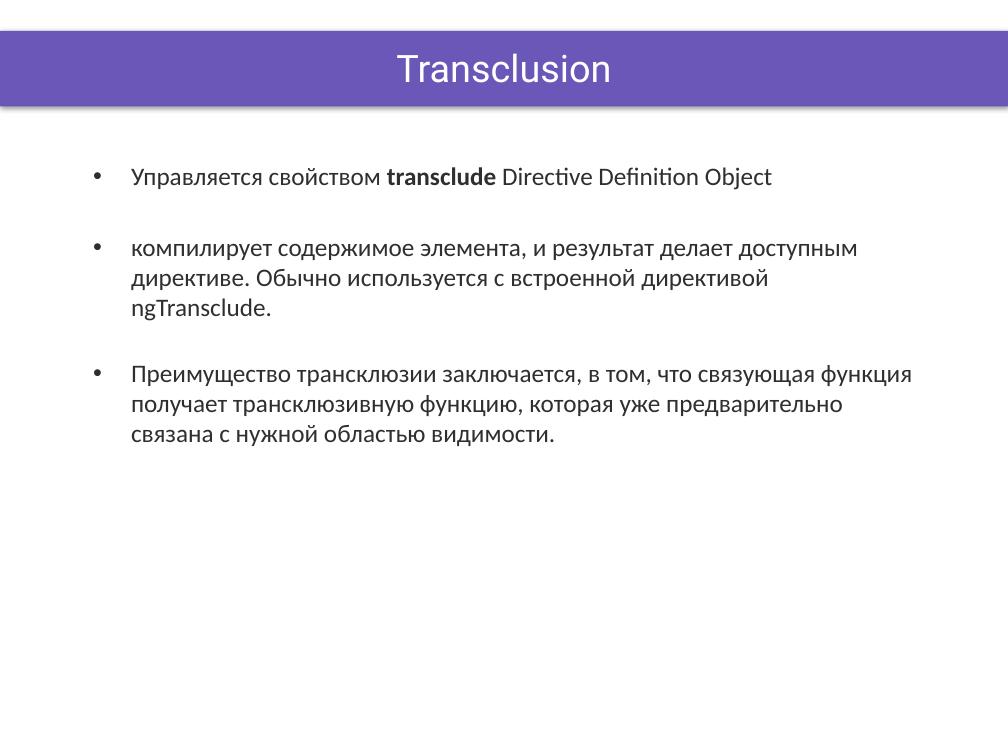
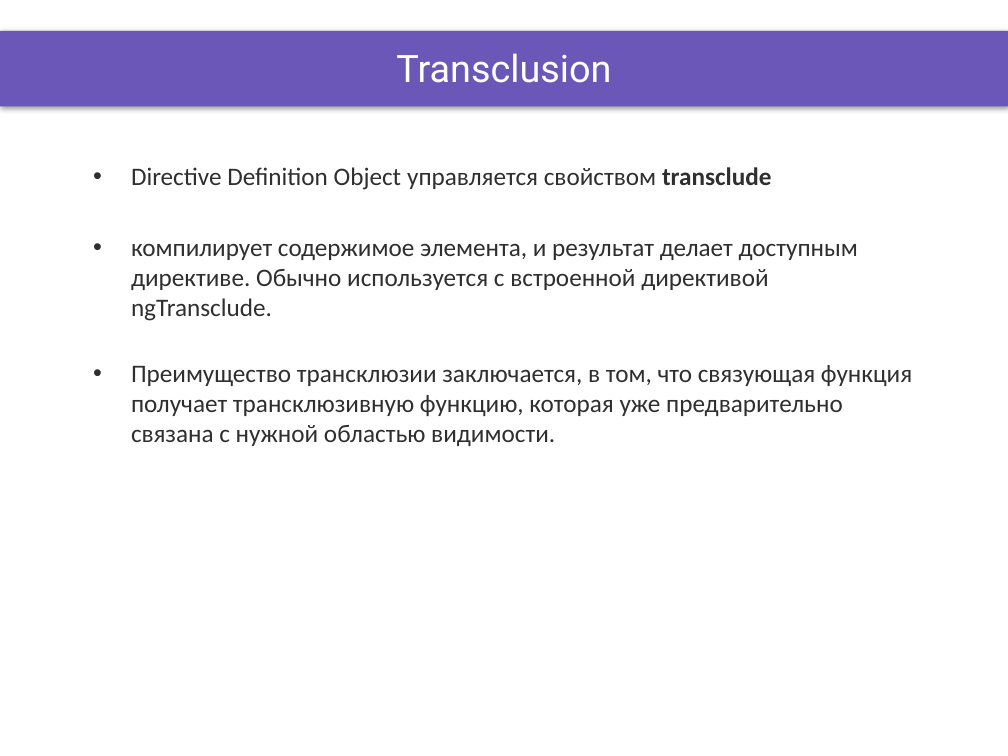
Before and after one commit to OleksandrPetryk/ignite, a slide deck: slide 5 of AngularJS/lesson_18/Presentation/directives_2.pptx. Drawn at 1008x756 pixels with LibreOffice and Linux fonts; fonts in the diff are those of the drawing; background and template pictures are left out. Boxes give left, top, right and bottom in pixels: in the first picture for what was removed or moved away, otherwise in the second. Text is boxed around its words. In the diff, an @@ line names an element or a change of style, - is before the commit and + after.

```diff
--- a/AngularJS/lesson_18/Presentation/directives_2.pptx
+++ b/AngularJS/lesson_18/Presentation/directives_2.pptx
@@ text at (131, 167, 771, 190): text changed @@
-• Управляется свойством transclude Directive Definition Object
+• Directive Definition Object управляется свойством transclude
```
Also in this commit, not shown: 1 other slide changed, 16 other files.
